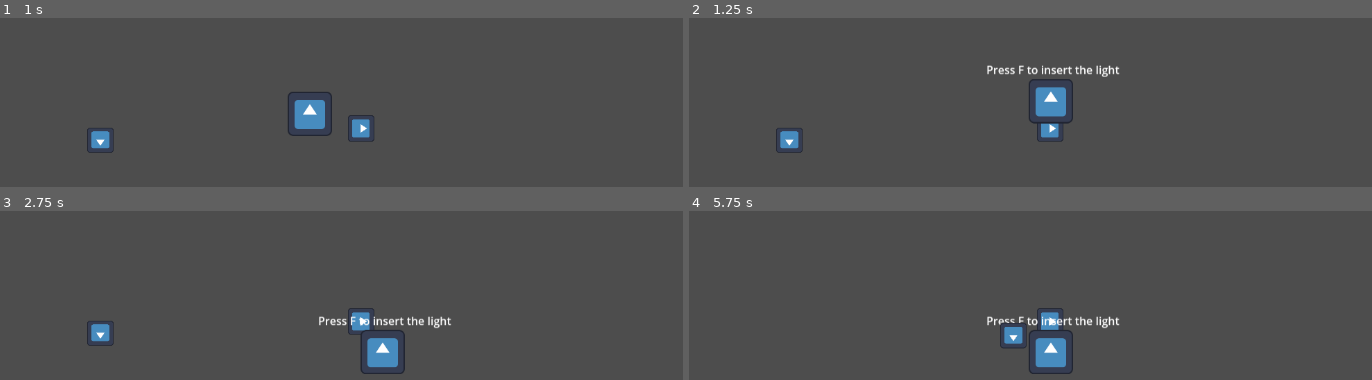
Above: before the commit, frames 1-4 (two rows, left to right).
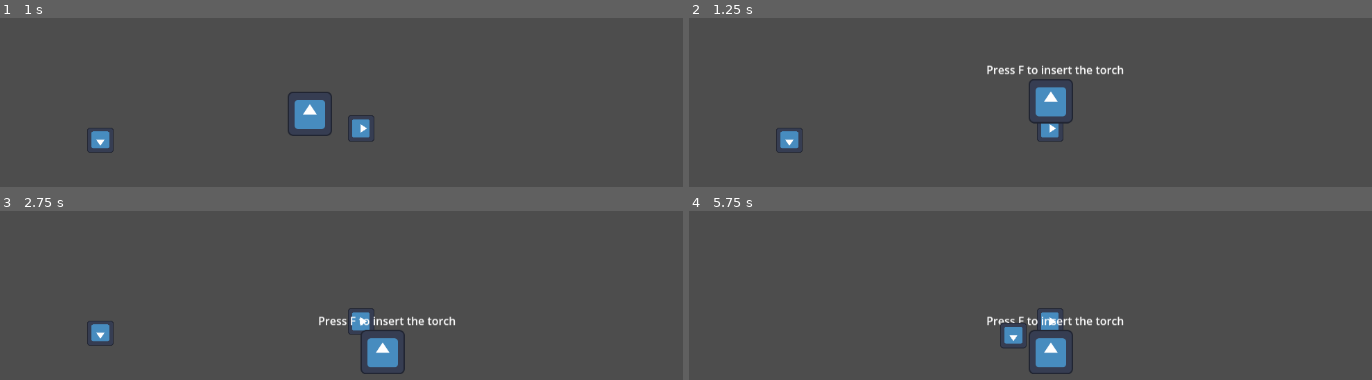
Above: after the commit, the same moments.

Repository: Kur3nai/Thread_the_dungeon
Game: Godot game, scene res://scene/main.tscn
Same seed, same stepped clock (60 frames per second), same inputs: the game is played once before the commit and once after it. The engine's default icon, where the game draws it, is replaced by a stand-in: a white triangle on a blue panel in a dark square.
Inputs:
- Up to frame 1 (1 s): tap Enter (ui_accept) at 0.5, 0.77 s; hold D (MoveRight) from 0.53 s (still down); tap F (Interact) at 0.6 s
- Up to frame 2 (1.25 s): keep holding D (MoveRight)
- Up to frame 3 (2.75 s): tap F (Interact) at 1.25, 1.35, 2.1 s; tap Enter (ui_accept) at 1.52 s; release D (MoveRight) at 2.03 s; hold A (MoveLeft) from 2.03 s (still down)
- Up to frame 4 (5.75 s): tap F (Interact) at 2.75, 2.85, 3.6, 4.25, 4.35, 5.1 s; tap Enter (ui_accept) at 3.02, 3.77, 4.52 s; release A (MoveLeft) at 4.28 s; hold D (MoveRight) from 4.28 s (still down)

Frame 1 is identical in both runs. In frame 2, 0.2% of the frame differs, in the area x 59-64%, y 27-35%; in frame 3, 0.2%, in the area x 62-67%, y 62-70%; in frame 4, 0.2%.

Commit message:
Take out torch system

Diff:
--- a/thread/scripts/lamp.gd
+++ b/thread/scripts/lamp.gd
@@ -16,6 +16,11 @@
 		if player_torch.visible:
 			torch.visible = true
 			player_torch.visible = false
+			player.show_message("Press F to take out the torch")
+		elif torch.visible:
+			torch.visible = false
+			player_torch.visible = true
+			player.show_message("Press F to insert the torch")
 		else:
 			player.show_message("You need a torch")
 
@@ -23,10 +28,12 @@
 func _on_body_entered(body: Node2D) -> void:
 	if body.is_in_group("ShadyX"):
 		if torch.visible:
-			body.hide_message()
+			player = body
+			body.show_message("Press F to take out the torch")
+			player_in_area = true
 		else:
 			player = body
-			body.show_message("Press F to insert the light")
+			body.show_message("Press F to insert the torch")
 			player_in_area = true
 
 
